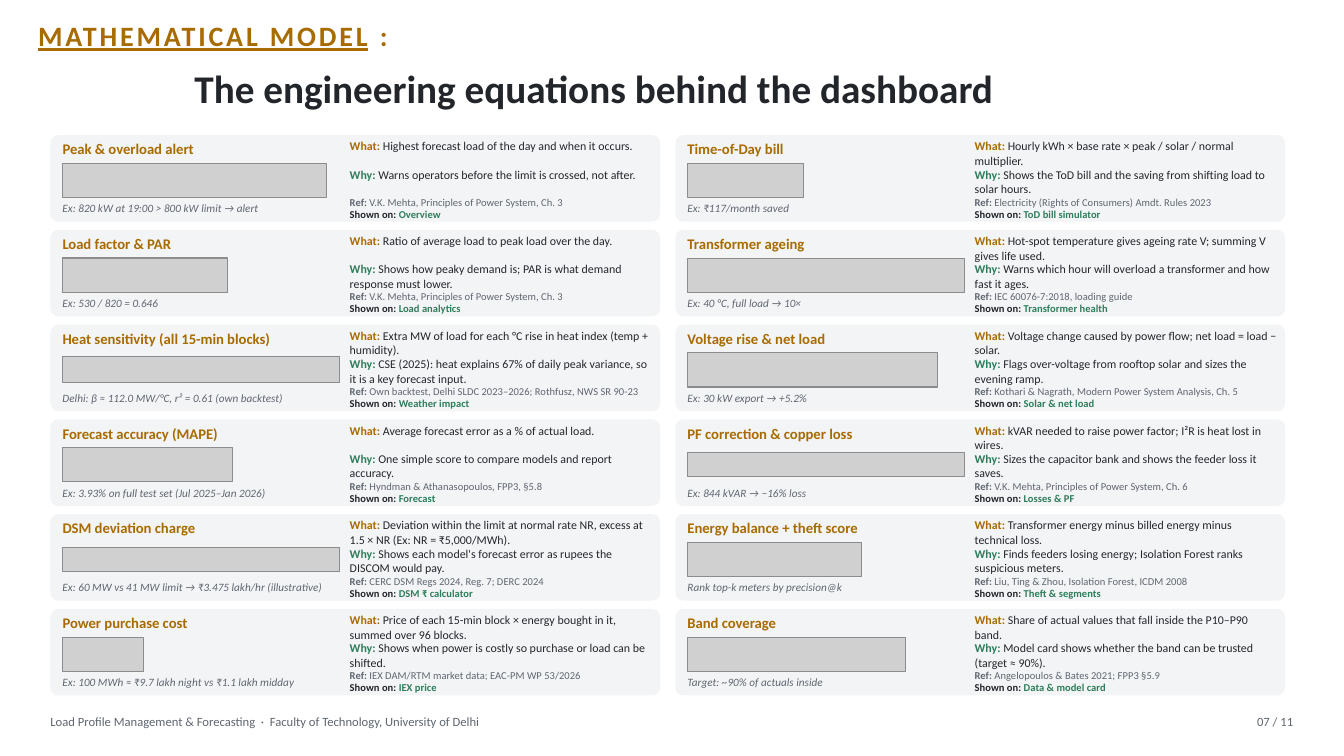
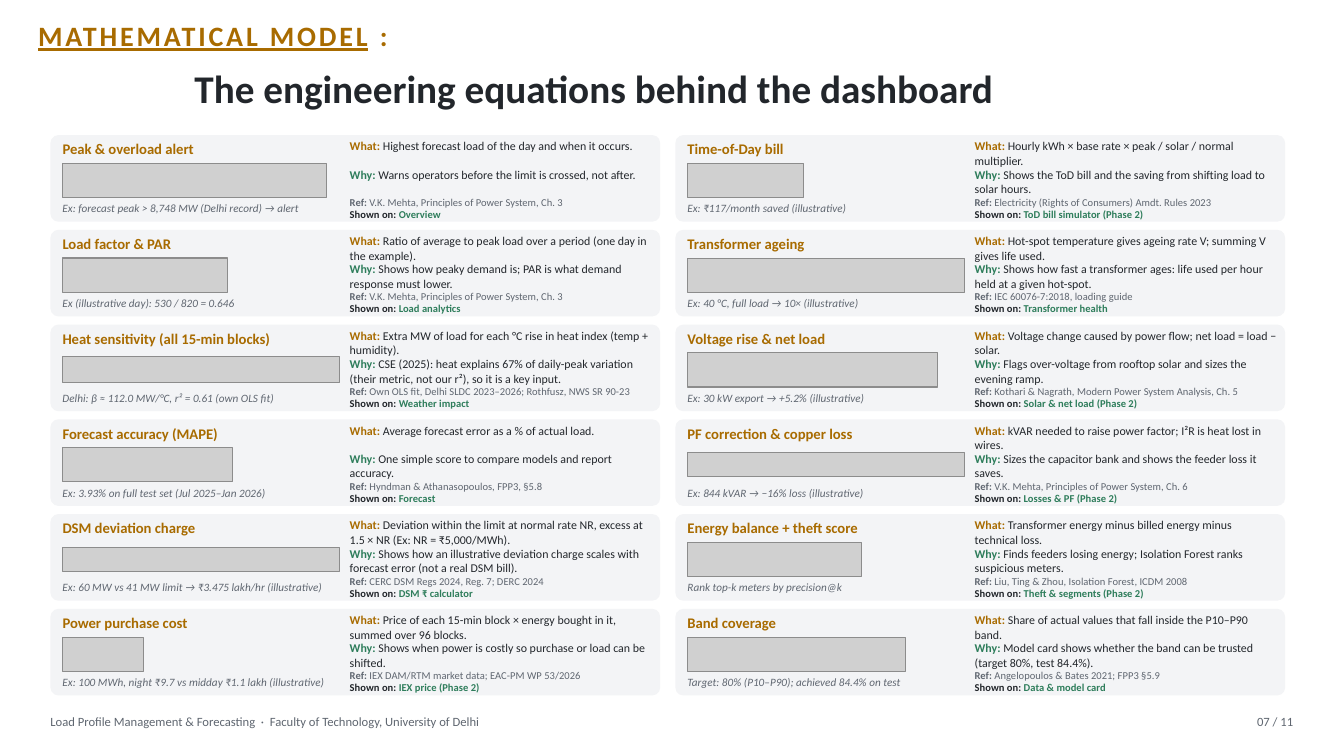
Before and after one commit to Vansh-lab/lpmf, a slide deck: slide 7 of docs/LPMF_Project_Presentation.pptx. Drawn at 1344x756 pixels with LibreOffice and Linux fonts; fonts in the diff are those of the drawing; grey boxes stand for pictures. Boxes give left, top, right and bottom in pixels: in the first picture for what was removed or moved away, otherwise in the second. Text is boxed around its words. In the diff, an @@ line names an element or a change of style, - is before the commit and + after.

```diff
--- a/docs/LPMF_Project_Presentation.pptx
+++ b/docs/LPMF_Project_Presentation.pptx
@@ text at (x1=62, y1=204, x2=298, y2=214): text changed @@
-Ex: 820 kW at 19:00 > 800 kW limit → alert
+Ex: forecast peak > 8,748 MW (Delhi record) → alert
@@ text at (x1=687, y1=204, x2=846, y2=214): text changed @@
-Ex: ₹117/month saved
+Ex: ₹117/month saved (illustrative)
@@ text at (x1=350, y1=236, x2=647, y2=262): text changed @@
-What: Ratio of average load to peak load over the day.
+What: Ratio of average to peak load over a period (one day in the example).
@@ text at (x1=975, y1=210, x2=1144, y2=220): text changed @@
-Shown on: ToD bill simulator
+Shown on: ToD bill simulator (Phase 2)
@@ text at (x1=975, y1=264, x2=1263, y2=290): text changed @@
-Why: Warns which hour will overload a transformer and how fast it ages.
+Why: Shows how fast a transformer ages: life used per hour held at a given hot-spot.
@@ text at (x1=62, y1=299, x2=235, y2=309): text changed @@
-Ex: 530 / 820 = 0.646
+Ex (illustrative day): 530 / 820 = 0.646
@@ text at (x1=687, y1=299, x2=859, y2=309): text changed @@
-Ex: 40 °C, full load → 10×
+Ex: 40 °C, full load → 10× (illustrative)
@@ text at (x1=350, y1=359, x2=633, y2=385): text changed @@
-Why: CSE (2025): heat explains 67% of daily peak variance, so it is a key forecast input.
+Why: CSE (2025): heat explains 67% of daily-peak variation (their metric, not our r²), so it is a key input.
@@ text at (x1=350, y1=387, x2=630, y2=396): text changed @@
-Ref: Own backtest, Delhi SLDC 2023–2026; Rothfusz, NWS SR 90-23
+Ref: Own OLS fit, Delhi SLDC 2023–2026; Rothfusz, NWS SR 90-23
@@ text at (x1=62, y1=393, x2=274, y2=404): text changed @@
-Delhi: β ≈ 112.0 MW/°C, r² = 0.61 (own backtest)
+Delhi: β ≈ 112.0 MW/°C, r² = 0.61 (own OLS fit)
@@ text at (x1=687, y1=394, x2=865, y2=404): text changed @@
-Ex: 30 kW export → +5.2%
+Ex: 30 kW export → +5.2% (illustrative)
@@ text at (x1=975, y1=399, x2=1137, y2=409): text changed @@
-Shown on: Solar & net load
+Shown on: Solar & net load (Phase 2)
@@ text at (x1=687, y1=489, x2=864, y2=498): text changed @@
-Ex: 844 kVAR → −16% loss
+Ex: 844 kVAR → −16% loss (illustrative)
@@ text at (x1=975, y1=494, x2=1118, y2=504): text changed @@
-Shown on: Losses & PF
+Shown on: Losses & PF (Phase 2)
@@ text at (x1=350, y1=549, x2=639, y2=574): text changed @@
-Why: Shows each model's forecast error as rupees the DISCOM would pay.
+Why: Shows how an illustrative deviation charge scales with forecast error (not a real DSM bill).
@@ text at (x1=975, y1=589, x2=1144, y2=599): text changed @@
-Shown on: Theft & segments
+Shown on: Theft & segments (Phase 2)
@@ text at (x1=975, y1=643, x2=1253, y2=669): text changed @@
-Why: Model card shows whether the band can be trusted (target ≈ 90%).
+Why: Model card shows whether the band can be trusted (target 80%, test 84.4%).
@@ text at (x1=62, y1=678, x2=324, y2=688): text changed @@
-Ex: 100 MWh ≈ ₹9.7 lakh night vs ₹1.1 lakh midday
+Ex: 100 MWh, night ₹9.7 vs midday ₹1.1 lakh (illustrative)
@@ text at (x1=350, y1=683, x2=480, y2=693): text changed; text colour #22262B to #2E7D5B @@
-Shown on: IEX price
+Shown on: IEX price (Phase 2)
@@ text at (x1=687, y1=678, x2=900, y2=688): text changed @@
-Target: ~90% of actuals inside
+Target: 80% (P10–P90); achieved 84.4% on test
```
Also in this commit, not shown: 7 other slides changed, 6 other files.
